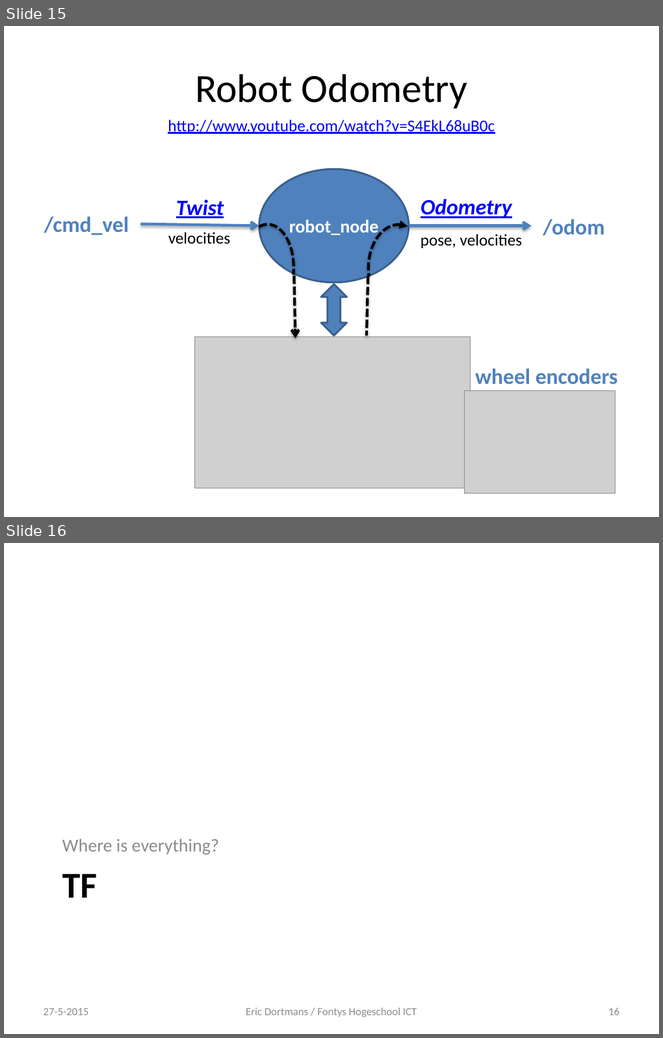
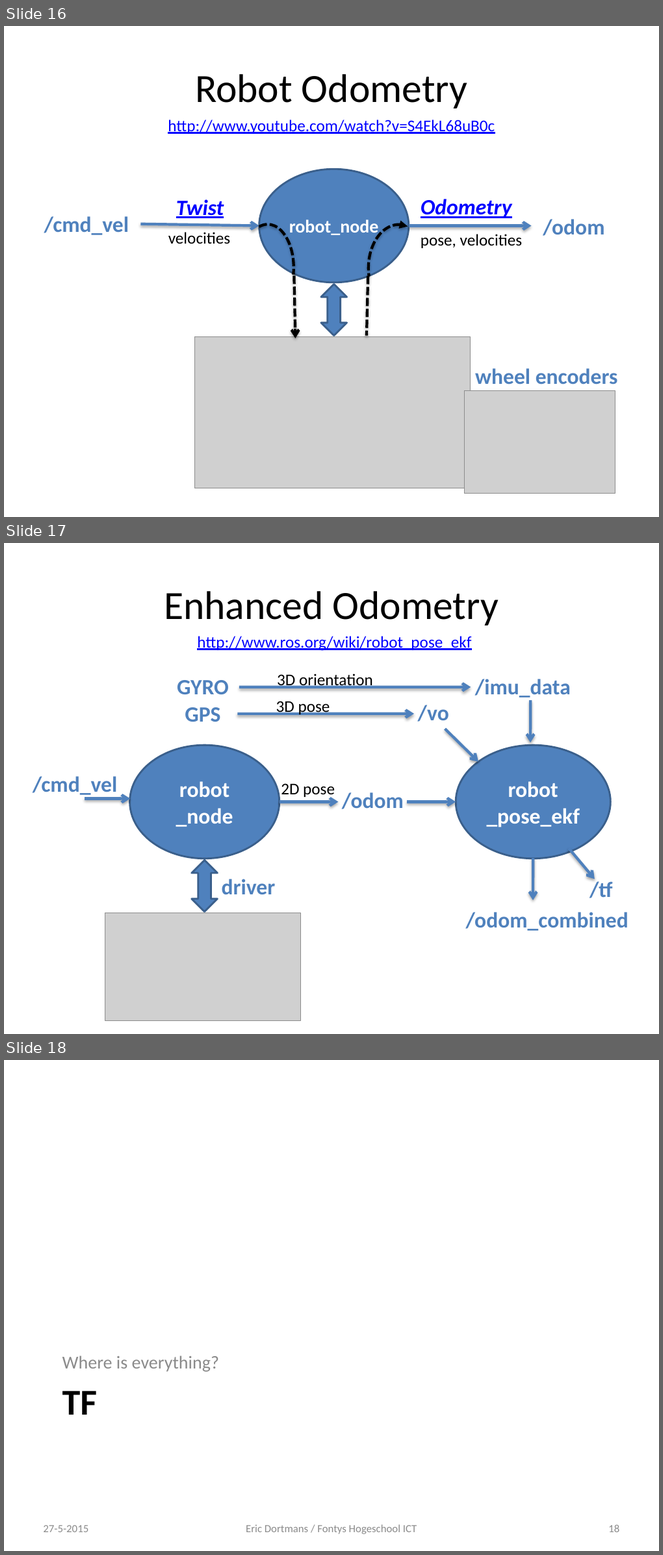
Before and after one commit to dortmans/ros_workshop, a slide deck: deel2.pptx. Shown one above the other, each under a label of ours: slides 15 and 16 before the commit, slides 16, 17 and 18 after it. The pictures are 663x1038 and 663x1555 pixels, drawn with LibreOffice and Linux fonts; fonts in the diff are those of the drawing; grey boxes stand for pictures. Boxes give left, top, right and bottom in pixels: in the first picture for what was removed or moved away, otherwise in the second. Text is boxed around its words. In the diff, an @@ line names an element or a change of style, - is before the commit and + after.

```diff
--- a/deel2.pptx
+++ b/deel2.pptx
@@ slide 17 added at (4, 543, 659, 1034), background #FFFFFF @@
@@ title added at (164, 591, 499, 626), 44 pt, text #000000 @@
+Enhanced Odometry
@@ text added at (197, 636, 471, 651), 18 pt, text #0000FF, underline @@
+http://www.ros.org/wiki/robot_pose_ekf
@@ text added at (277, 672, 373, 689), 18 pt, text #000000 @@
+3D orientation
@@ text added at (475, 679, 571, 698), 24 pt, text #4F81BD, bold @@
+/imu_data
@@ text added at (177, 680, 229, 694), 24 pt, text #4F81BD, bold @@
+GYRO
@@ arrow added from (239, 687) to (471, 687), #4F81BD 3 pt @@
@@ text added at (185, 707, 220, 722), 24 pt, text #4F81BD, bold @@
+GPS
@@ arrow added from (238, 714) to (414, 714), #4F81BD 3 pt @@
@@ text added at (276, 701, 330, 716), 18 pt, text #000000 @@
+3D pose
@@ text added at (418, 705, 449, 722), 24 pt, text #4F81BD, bold @@
+/vo
@@ arrow added from (530, 700) to (530, 743), #4F81BD 3 pt @@
@@ arrow added from (445, 729) to (478, 762), #4F81BD 3 pt @@
@@ ellipse added at (130, 745, 279, 859), fill #4F81BD, outline #3A5F8C 2 pt, 24 pt, text #FFFFFF, bold @@
+robot
+_node
@@ ellipse added at (456, 745, 610, 859), fill #4F81BD, outline #3A5F8C 2 pt, 24 pt, text #FFFFFF, bold @@
+robot
+_pose_ekf
@@ text added at (33, 776, 117, 798), 24 pt, text #4F81BD, bold @@
+/cmd_vel
@@ text added at (281, 783, 335, 799), 18 pt, text #000000 @@
+2D pose
@@ text added at (342, 793, 404, 809), 24 pt, text #4F81BD, bold @@
+/odom
@@ arrow added from (85, 798) to (131, 798), #4F81BD 3 pt @@
@@ arrow added from (279, 802) to (338, 802), #4F81BD 3 pt @@
@@ arrow added from (407, 802) to (456, 802), #4F81BD 3 pt @@
@@ arrow added from (569, 849) to (595, 879), #4F81BD 3 pt @@
@@ up down arrow added at (191, 860, 217, 912), fill #4F81BD, outline #3A5F8C 2 pt @@
@@ arrow added from (533, 858) to (533, 901), #4F81BD 3 pt @@
@@ text added at (222, 879, 276, 895), 24 pt, text #4F81BD, bold @@
+driver
@@ text added at (590, 880, 613, 899), 24 pt, text #4F81BD, bold @@
+/tf
@@ text added at (466, 912, 629, 931), 24 pt, text #4F81BD, bold @@
+/odom_combined
@@ picture added at (105, 913, 301, 1021) @@
@@ what was slide 15 is now slide 16 @@
@@ what was slide 16 is now slide 18 @@
@@ page number at (608, 1525, 620, 1533): text changed @@
-16
+18
```
Also in this commit, not shown: 1 slide changed, 1 other slide added.
